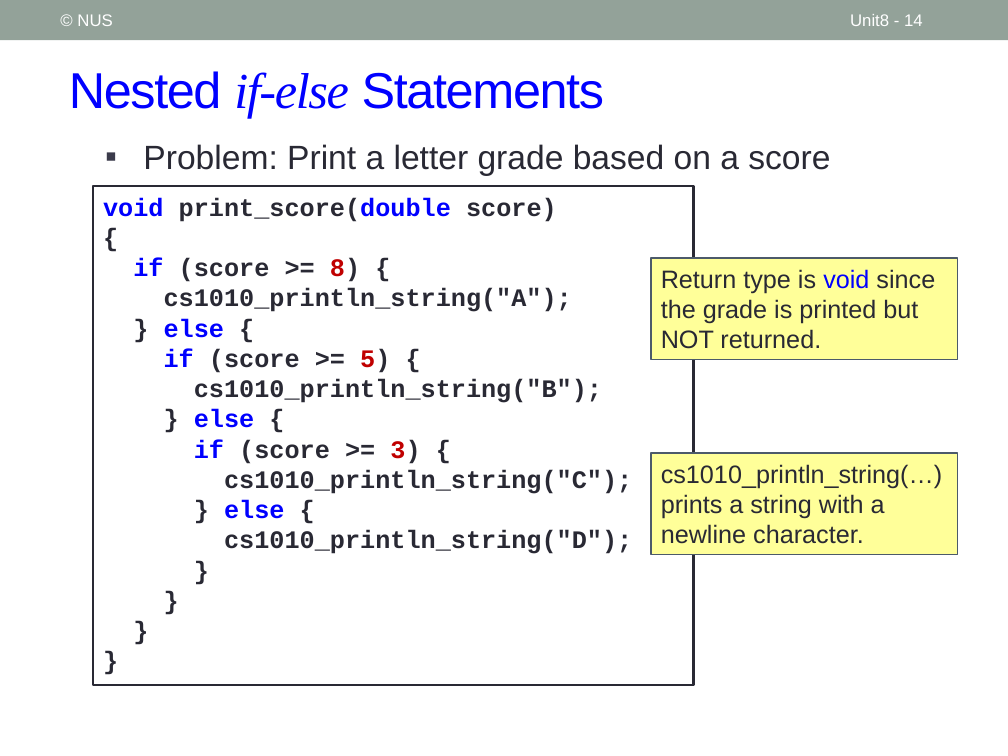
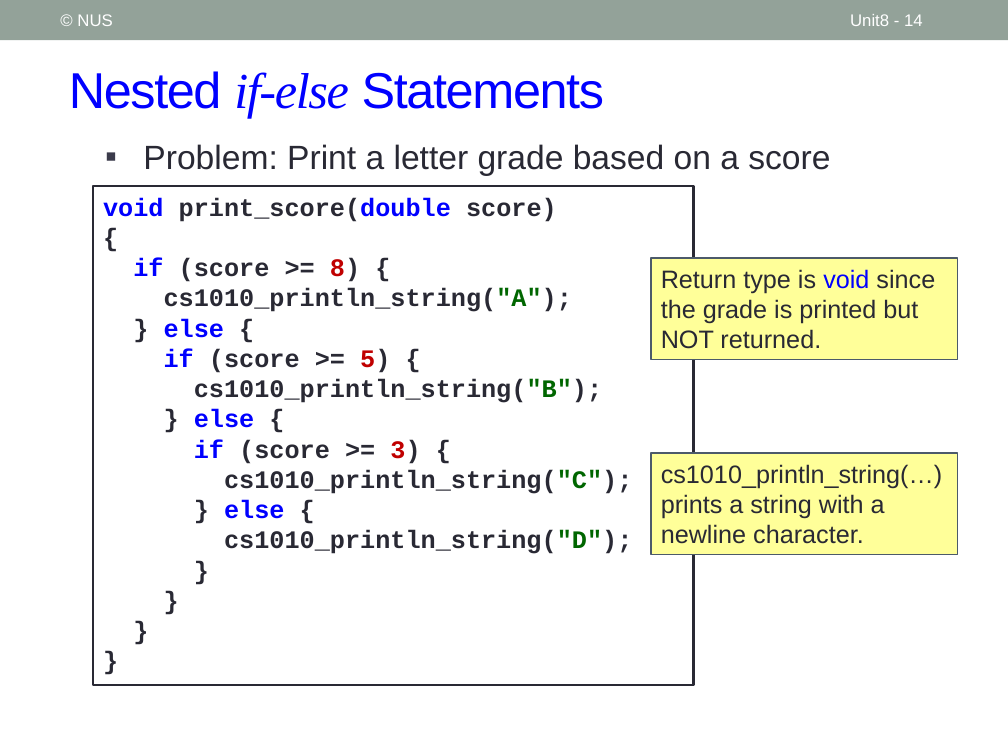
Before and after one commit to nus-cs1010-2021-s2/website, a slide deck: slide 14 of slides/Unit8_Conditional Statements.pptx. Drawn at 1008x756 pixels with LibreOffice and Linux fonts; fonts in the diff are those of the drawing. Boxes give left, top, right and bottom in pixels: in the first picture for what was removed or moved away, otherwise in the second. Text is boxed around its words. In the diff, an @@ line names an element or a change of style, - is before the commit and + after.

```diff
--- a/slides/Unit8_Conditional Statements.pptx
+++ b/slides/Unit8_Conditional Statements.pptx
@@ text in rectangle at [164,288,632,554]: text colour #292934 to #006600 in "cs1010_println_string("A");", "cs1010_println_string("B");", "cs1010_println_string("C");", "cs1010_println_string("D");" @@
```
Also in this commit, not shown: 7 other slides changed, 2 slides added, 7 other files.
